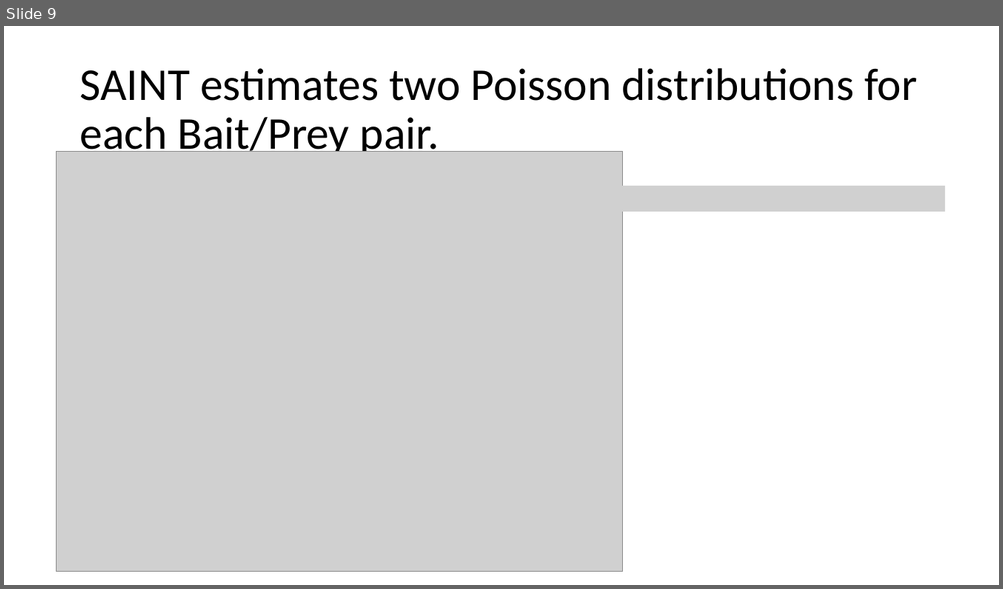
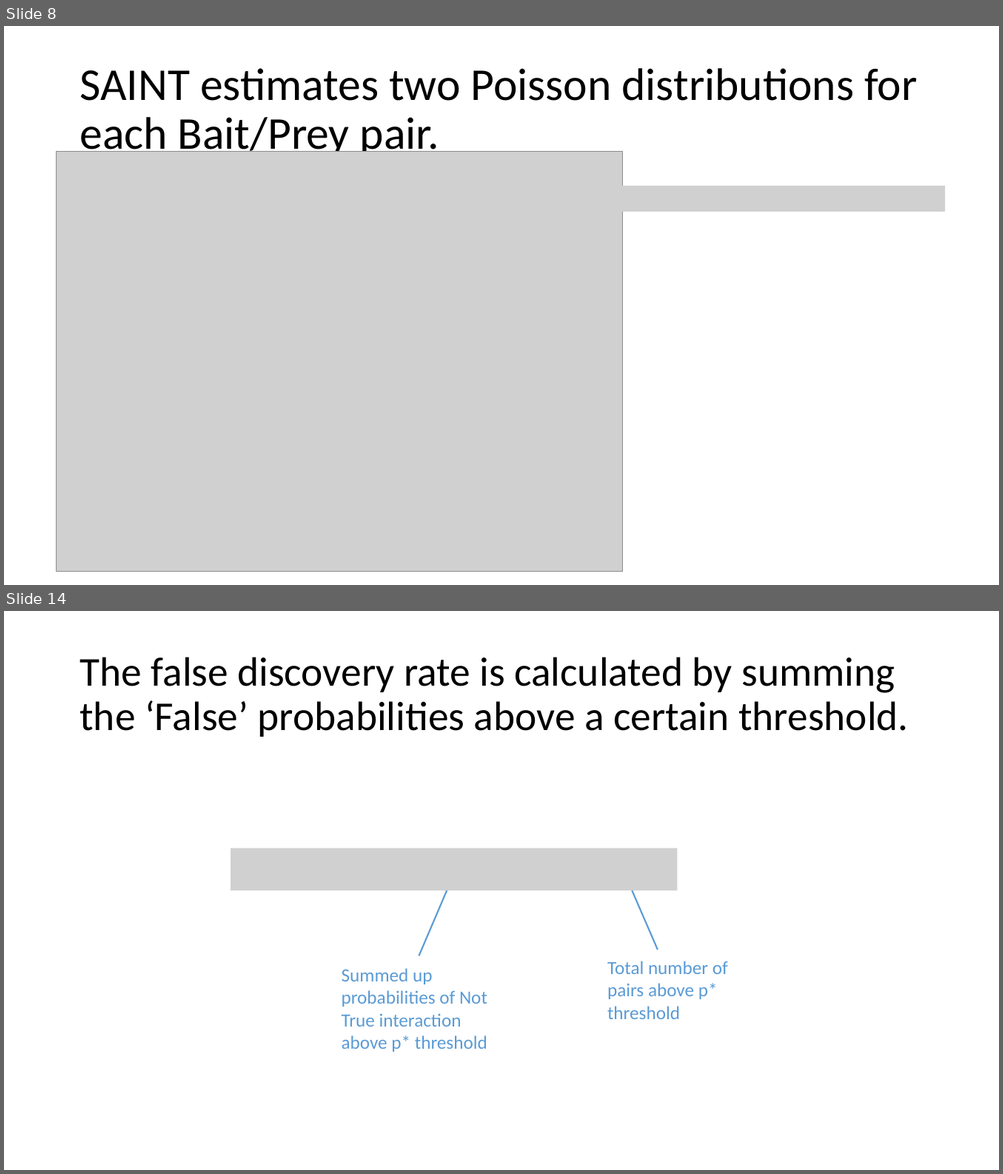
Before and after one commit to plutzer/majlab, a slide deck: SAINT-JC.pptx. Shown one above the other, each under a label of ours: slide 9 before the commit, slides 8 and 14 after it; the slides between them are not shown. The pictures are 1003x589 and 1003x1174 pixels, drawn with LibreOffice and Linux fonts; fonts in the diff are those of the drawing; grey boxes stand for pictures. Boxes give left, top, right and bottom in pixels: in the first picture for what was removed or moved away, otherwise in the second. Text is boxed around its words. In the diff, an @@ line names an element or a change of style, - is before the commit and + after.

```diff
--- a/SAINT-JC.pptx
+++ b/SAINT-JC.pptx
@@ slide 14 added at (x1=4, y1=611, x2=999, y2=1170), background #FFFFFF @@
@@ title added at (x1=79, y1=657, x2=908, y2=737), 39.6 pt, text #000000 @@
+The false discovery rate is calculated by summing the ‘False’ probabilities above a certain threshold.
@@ picture added at (x1=231, y1=849, x2=677, y2=891) @@
@@ line added from (419, 957) to (447, 891), #5B9BD5 1.5 pt @@
@@ line added from (657, 950) to (632, 891), #5B9BD5 1.5 pt @@
@@ text added at (x1=607, y1=961, x2=728, y2=1019), 18 pt, text #5B9BD5 @@
+Total number of pairs above p* threshold
@@ text added at (x1=341, y1=968, x2=487, y2=1052), 18 pt, text #5B9BD5 @@
+Summed up probabilities of Not True interaction above p* threshold
@@ what was slide 9 is now slide 8 @@
```
Also in this commit, not shown: 1 slide changed, 6 other slides added, 1 slide removed, 1 other file.
